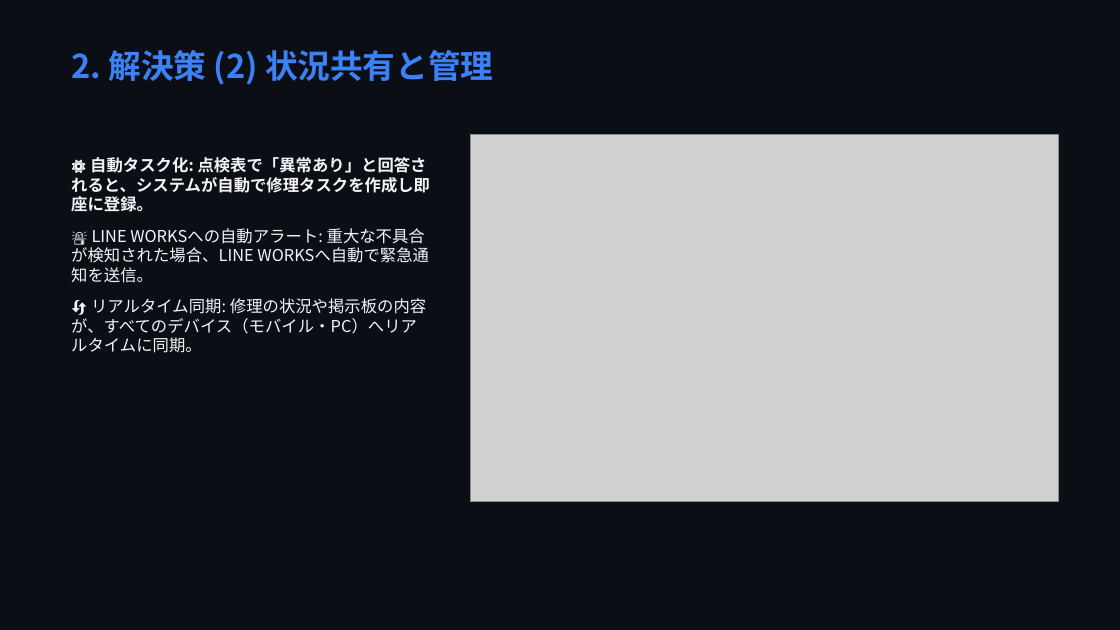
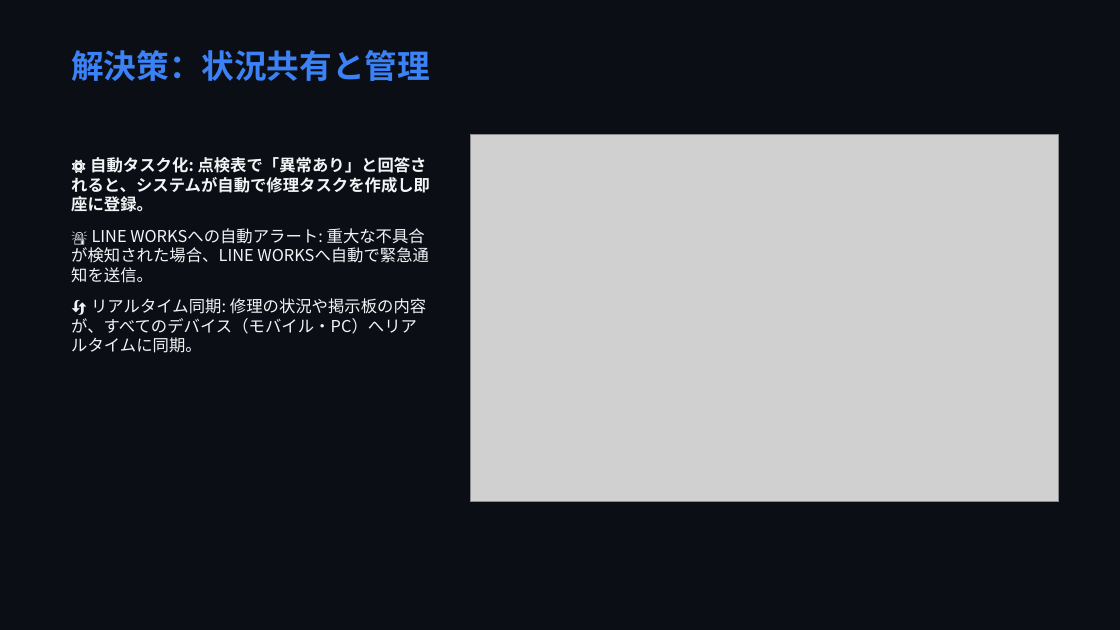
Before and after one commit to markjosephdsgatdula-dotcom/seibi-app-presentation, a slide deck: slide 6 of seibi_presentation.pptx (slide 5 before the commit). Drawn at 1120x630 pixels with LibreOffice and Linux fonts; fonts in the diff are those of the drawing; grey boxes stand for pictures. Boxes give left, top, right and bottom in pixels: in the first picture for what was removed or moved away, otherwise in the second. Text is boxed around its words. In the diff, an @@ line names an element or a change of style, - is before the commit and + after.

```diff
--- a/seibi_presentation.pptx
+++ b/seibi_presentation.pptx
@@ text at (71,50,430,81): text changed @@
-2. 解決策 (2) 状況共有と管理
+解決策：状況共有と管理
```
Also in this commit, not shown: 6 other slides changed, 2 slides added, 14 other files.
